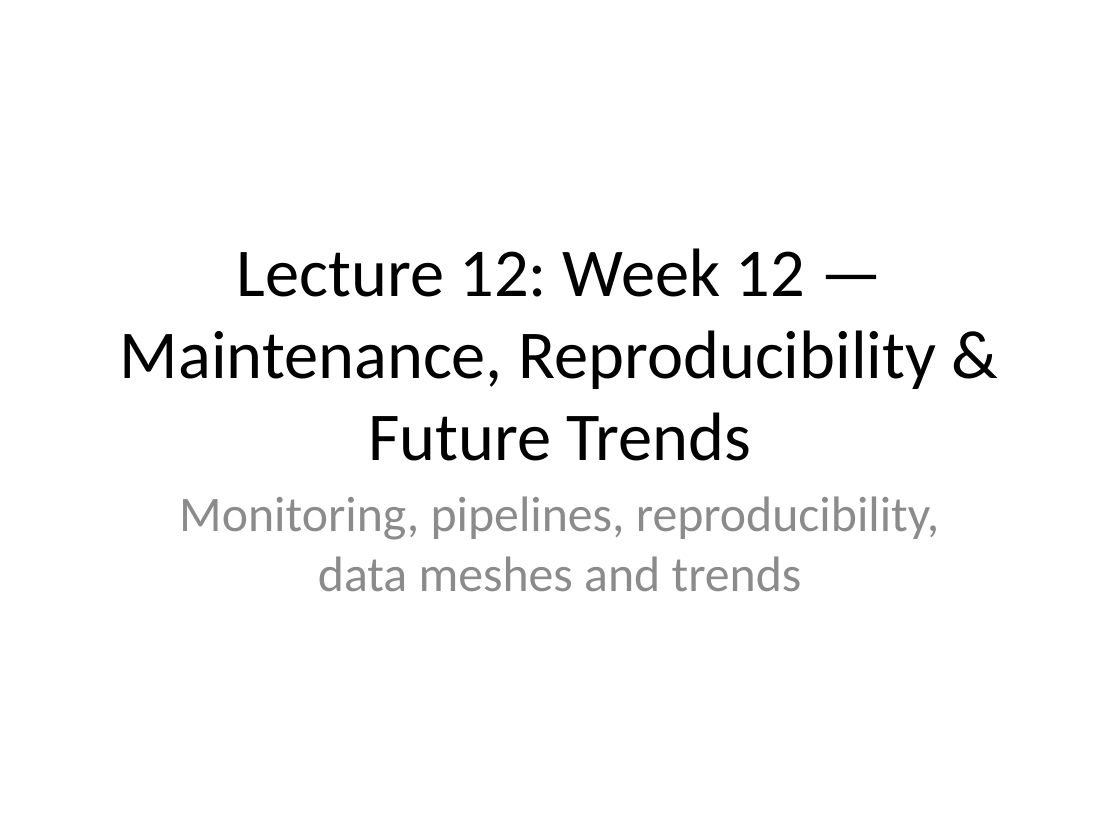
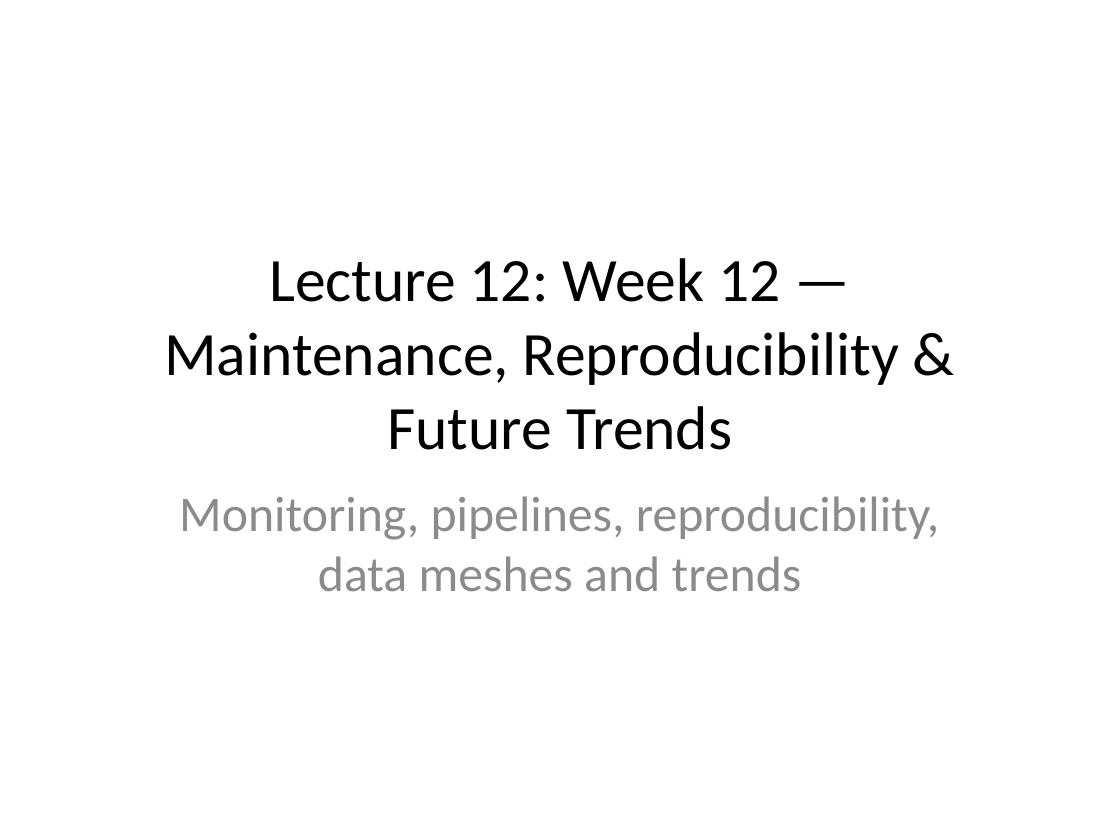
Before and after one commit to neelsoumya/teaching_big_data_analytics, a slide deck: slide 47 of Big_Data_Analytics_12_Lectures.pptx (slide 45 before the commit). Drawn at 1120x840 pixels with LibreOffice and Linux fonts; fonts in the diff are those of the drawing. Boxes give left, top, right and bottom in pixels: in the first picture for what was removed or moved away, otherwise in the second. Text is boxed around its words. In the diff, an @@ line names an element or a change of style, - is before the commit and + after.

```diff
--- a/Big_Data_Analytics_12_Lectures.pptx
+++ b/Big_Data_Analytics_12_Lectures.pptx
@@ title "Lecture 12: Week 12 — ..." at (164,258,899,450): size 44 to 39.6 pt @@
```
Also in this commit, not shown: 13 other slides changed, 2 slides added, 3 other files.
